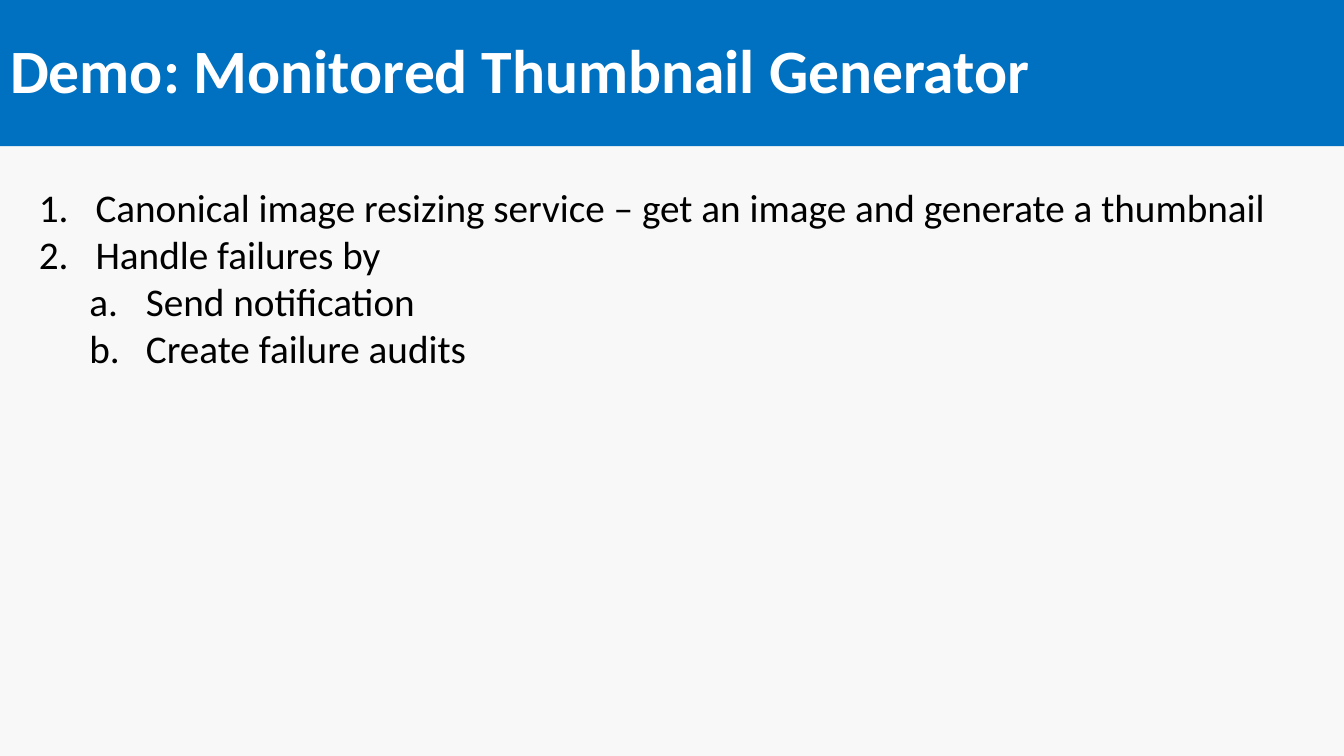
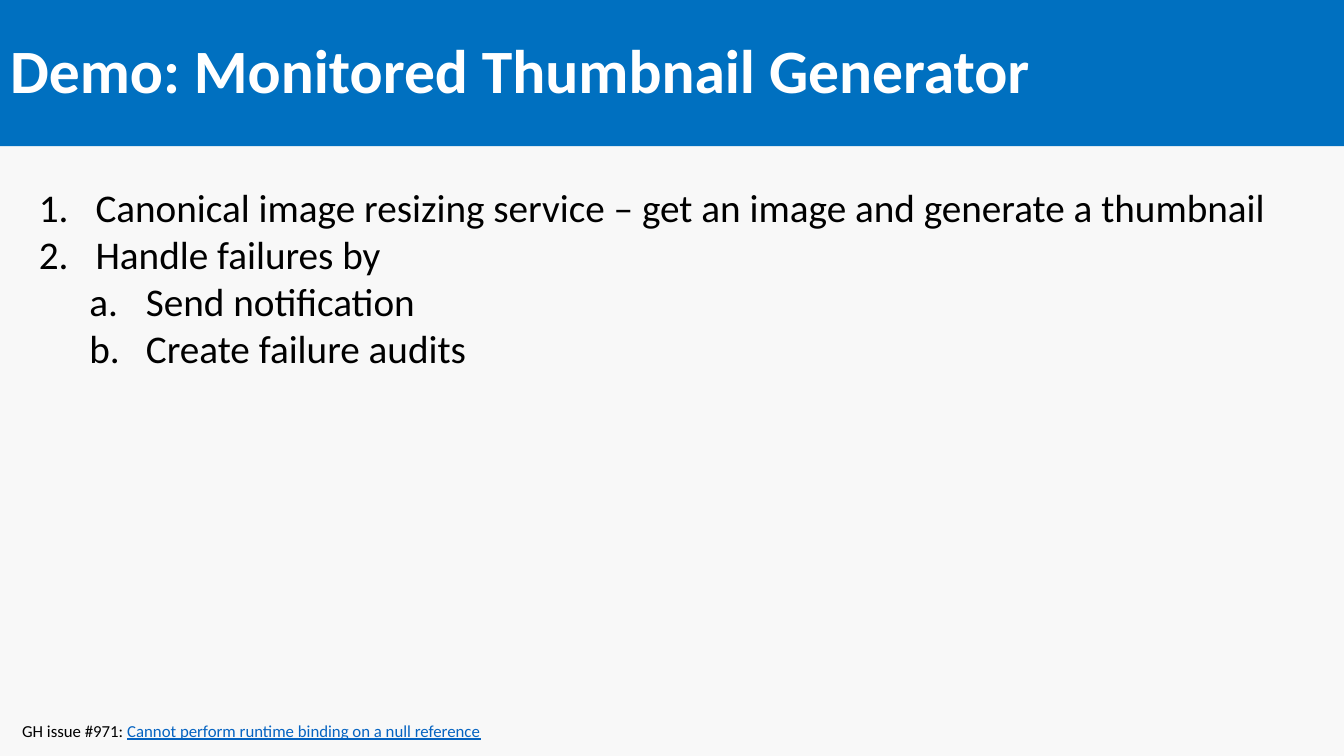
Before and after one commit to SeanFeldman/AzureFunctions-DotNet-YYC, a slide deck: slide 10 of AzureFunctions.pptx. Drawn at 1344x756 pixels with LibreOffice and Linux fonts; fonts in the diff are those of the drawing. Boxes give left, top, right and bottom in pixels: in the first picture for what was removed or moved away, otherwise in the second. Text is boxed around its words. In the diff, an @@ line names an element or a change of style, - is before the commit and + after.

Commit message:
Added link to the GH issue related to the demo

```diff
--- a/AzureFunctions.pptx
+++ b/AzureFunctions.pptx
@@ text added at (22,725,480,740), 12 pt, text #0563C1, underline @@
+GH issue #971: Cannot perform runtime binding on a null reference
```
